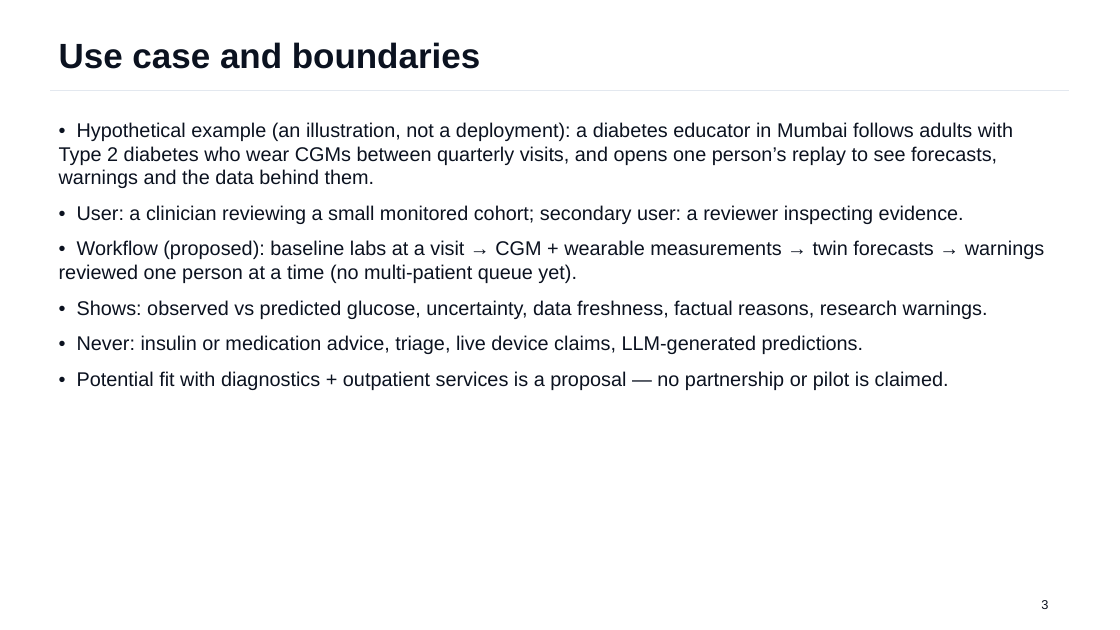
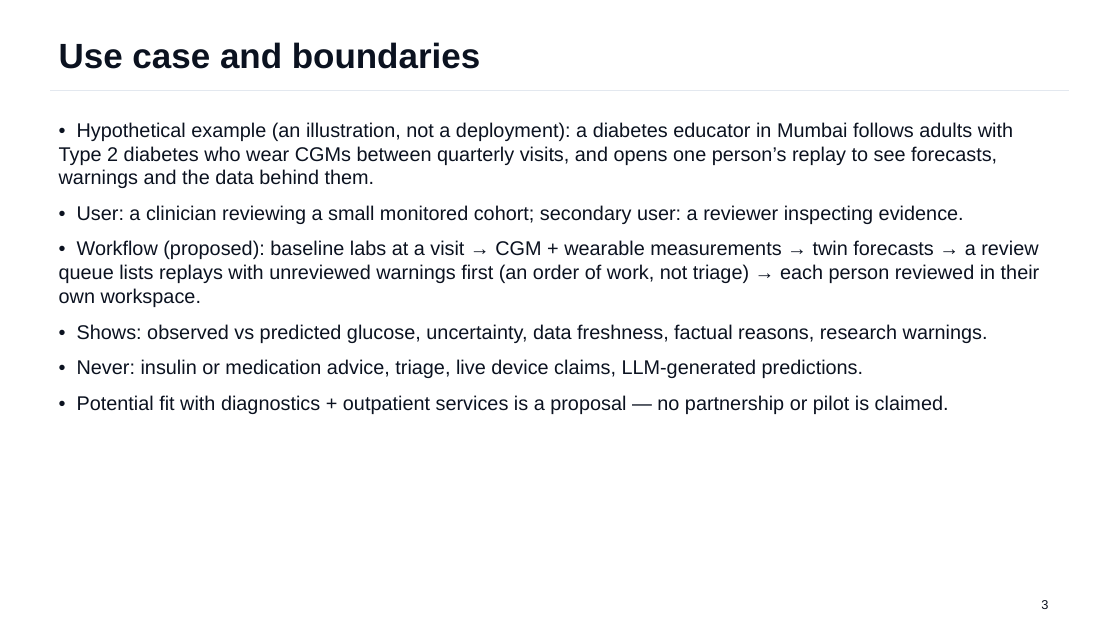
Before and after one commit to Avi36005/DigitalTwin-Challenge-Kryptonite, a slide deck: slide 3 of docs/submission/GlucoTwin_Presentation.pptx. Drawn at 1120x630 pixels with LibreOffice and Linux fonts; fonts in the diff are those of the drawing. Boxes give left, top, right and bottom in pixels: in the first picture for what was removed or moved away, otherwise in the second. Text is boxed around its words. In the diff, an @@ line names an element or a change of style, - is before the commit and + after.

Commit message:
feat(ui): review queue — replays with unreviewed warnings first, counts stopped at each replay's clock
README, judge guide, deck and demo script no longer say there is no queue; screenshot 20 added.

```diff
--- a/docs/submission/GlucoTwin_Presentation.pptx
+++ b/docs/submission/GlucoTwin_Presentation.pptx
@@ text at box(59, 240, 1040, 307): text changed @@
-• Workflow (proposed): baseline labs at a visit → CGM + wearable measurements → twin forecasts → warnings reviewed one person at a time (no multi-patient queue yet).
+• Workflow (proposed): baseline labs at a visit → CGM + wearable measurements → twin forecasts → a review queue lists replays with unreviewed warnings first (an order of work, not triage) → each person reviewed in their own workspace.
```
Also in this commit, not shown: 36 other files.
